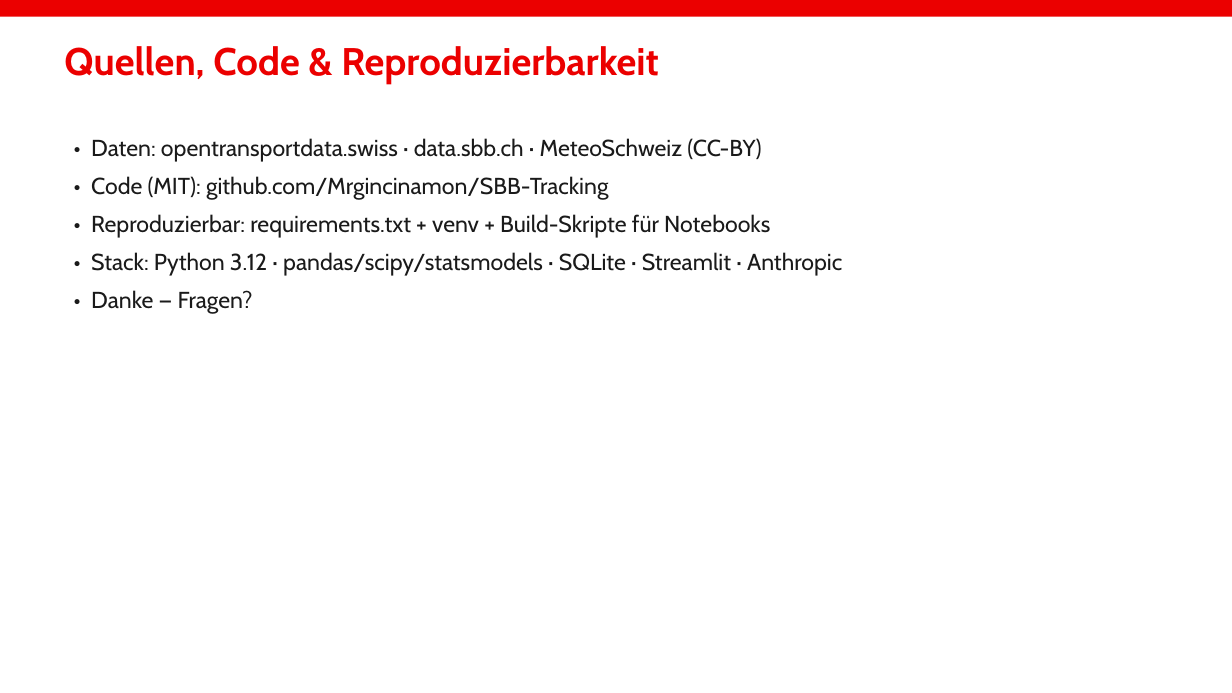
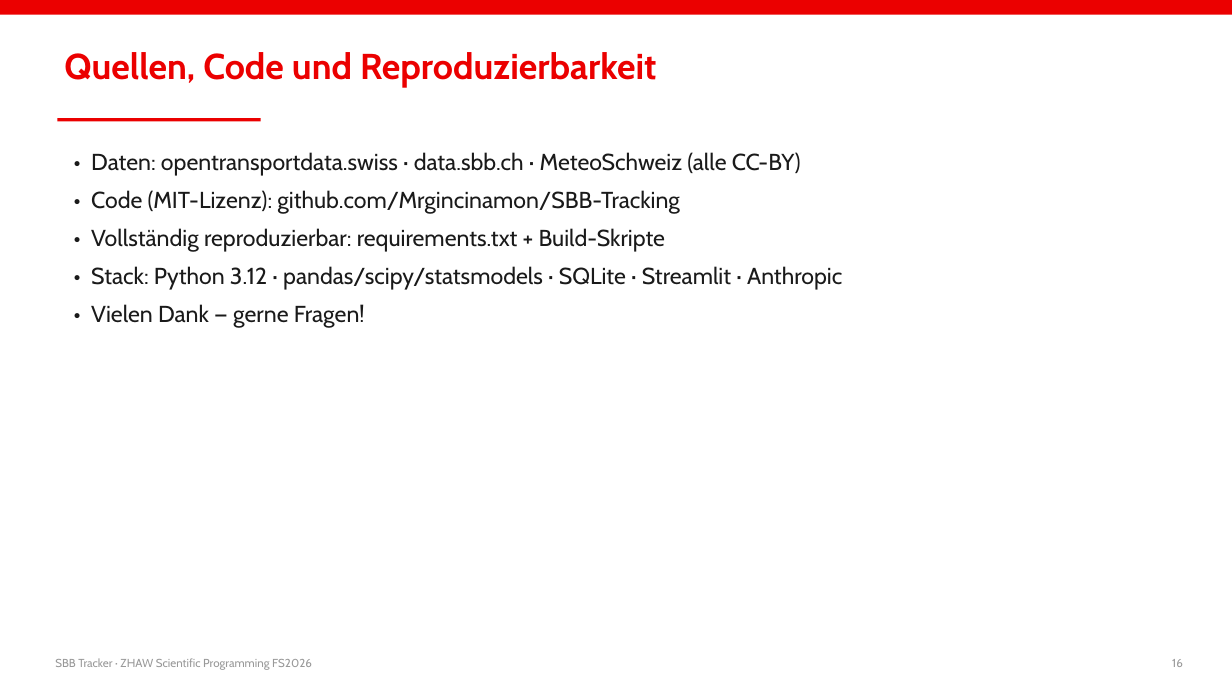
Before and after one commit to Mrgincinamon/SBB-Tracking, a slide deck: slide 16 of presentation/SBB_Tracker_Praesentation.pptx. Drawn at 1232x693 pixels with LibreOffice and Linux fonts; fonts in the diff are those of the drawing. Boxes give left, top, right and bottom in pixels: in the first picture for what was removed or moved away, otherwise in the second. Text is boxed around its words. In the diff, an @@ line names an element or a change of style, - is before the commit and + after.

```diff
--- a/presentation/SBB_Tracker_Praesentation.pptx
+++ b/presentation/SBB_Tracker_Praesentation.pptx
@@ text at bbox=[64, 52, 656, 88]: text changed; size 30 to 28 pt @@
-Quellen, Code & Reproduzierbarkeit
+Quellen, Code und Reproduzierbarkeit
@@ rectangle added at bbox=[57, 118, 261, 121], fill #EB0000 @@
@@ text "• Daten: opentransportdata.swiss · data.sbb.ch ...": place and size @@
-text "• Daten: opentransportdata.swiss · data.sbb.ch ..." at bbox=[91, 138, 842, 314]
+text "• Daten: opentransportdata.swiss · data.sbb.ch ..." at bbox=[91, 152, 842, 328]
@@ text at bbox=[91, 152, 801, 252]: text changed @@
-• Daten: opentransportdata.swiss · data.sbb.ch · MeteoSchweiz (CC-BY)
-• Code (MIT): github.com/Mrgincinamon/SBB-Tracking
-• Reproduzierbar: requirements.txt + venv + Build-Skripte für Notebooks
+• Daten: opentransportdata.swiss · data.sbb.ch · MeteoSchweiz (alle CC-BY)
+• Code (MIT-Lizenz): github.com/Mrgincinamon/SBB-Tracking
+• Vollständig reproduzierbar: requirements.txt + Build-Skripte
@@ text at bbox=[91, 304, 365, 328]: text changed @@
-• Danke — Fragen?
+• Vielen Dank — gerne Fragen!
@@ text added at bbox=[55, 658, 312, 670], 9 pt, text #999999 @@
+SBB Tracker · ZHAW Scientific Programming FS2026
@@ text added at bbox=[1172, 659, 1183, 667], 9 pt, text #999999 @@
+16
```
Also in this commit, not shown: 13 other slides changed, 2 slides added, 2 slides removed, 1 other file.
